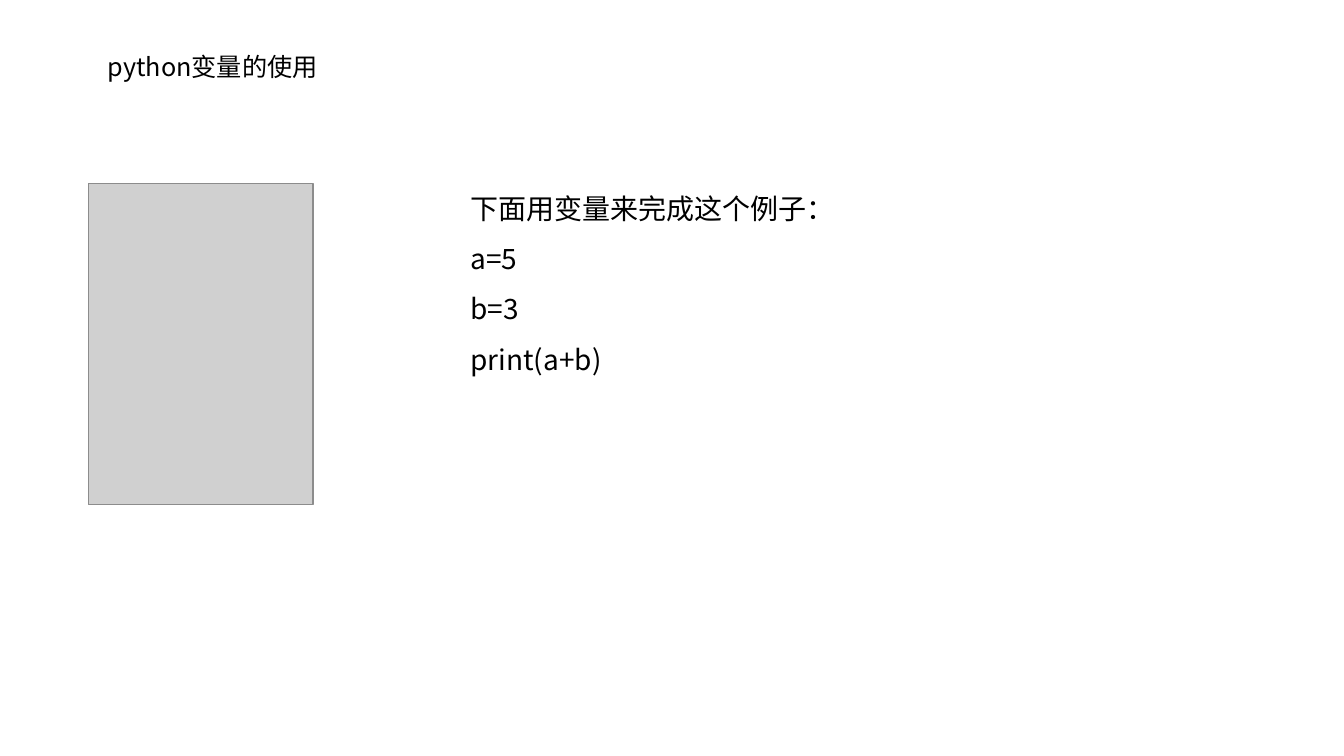
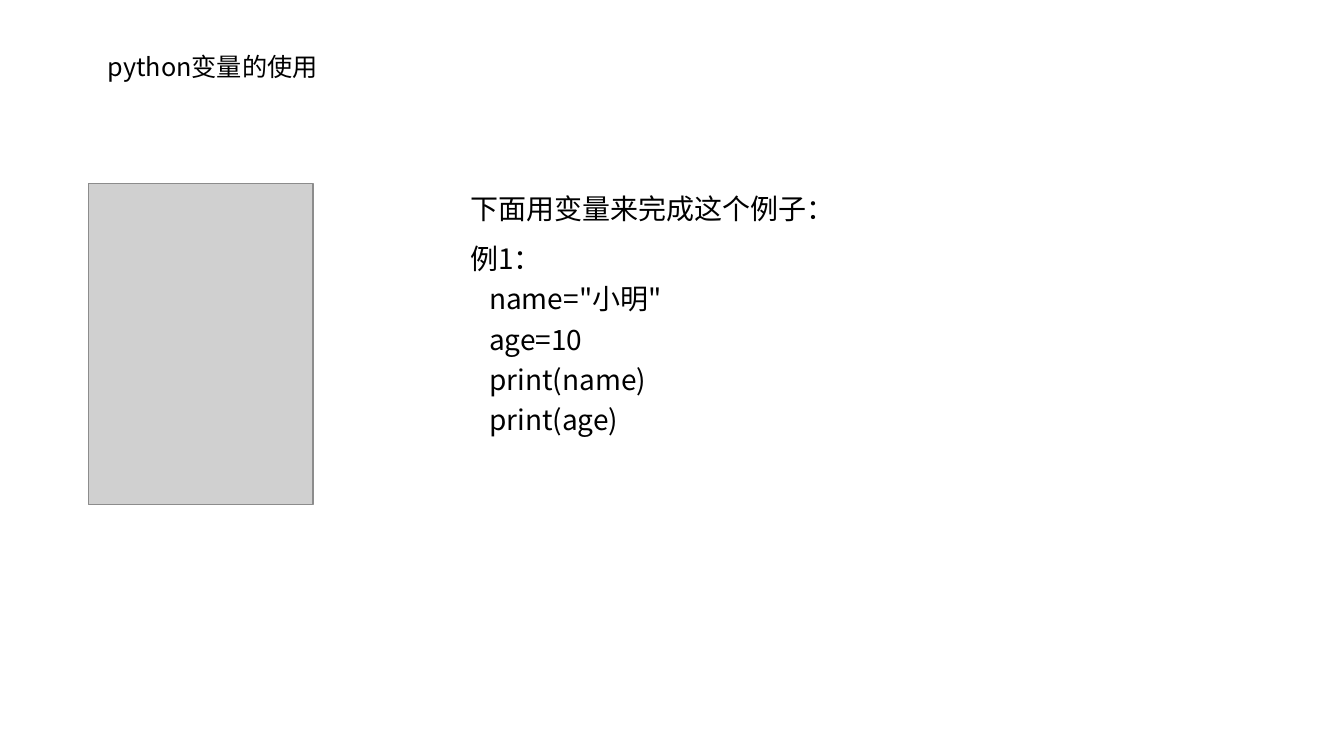
Before and after one commit to hwdeveloper/python-tutorial, a slide deck: slide 17 of 第1节课/01ppt/P1-1第一节.pptx. Drawn at 1344x756 pixels with LibreOffice and Linux fonts; fonts in the diff are those of the drawing; grey boxes stand for pictures; background and template pictures are left out. Boxes give left, top, right and bottom in pixels: in the first picture for what was removed or moved away, otherwise in the second. Text is boxed around its words. In the diff, an @@ line names an element or a change of style, - is before the commit and + after.

```diff
--- a/第1节课/01ppt/P1-1第一节.pptx
+++ b/第1节课/01ppt/P1-1第一节.pptx
@@ text at <box>470,245,662,437</box>: text changed @@
-a=5
-b=3
-print(a+b)
+例1：
+name="小明"
+age=10
+print(name)
+print(age)
```
Also in this commit, not shown: 5 other slides changed, 11 other files.
